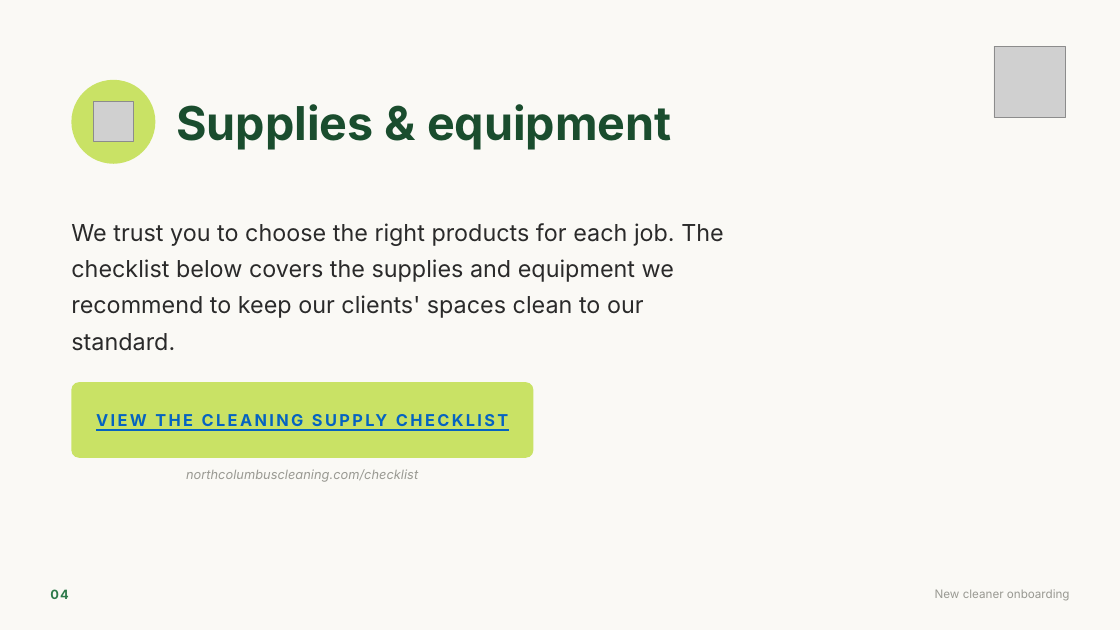
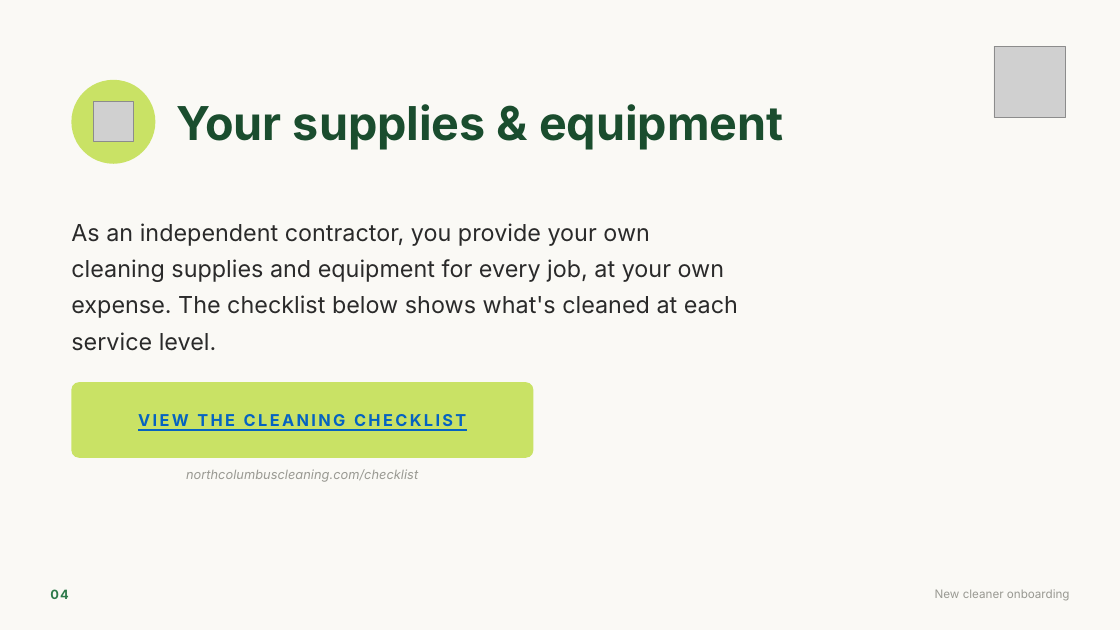
Before and after one commit to localseobot/northcolumbuscleaning, a slide deck: slide 4 of docs/North_Columbus_Cleaner_Onboarding.pptx. Drawn at 1120x630 pixels with LibreOffice and Linux fonts; fonts in the diff are those of the drawing; grey boxes stand for pictures. Boxes give left, top, right and bottom in pixels: in the first picture for what was removed or moved away, otherwise in the second. Text is boxed around its words. In the diff, an @@ line names an element or a change of style, - is before the commit and + after.

```diff
--- a/docs/North_Columbus_Cleaner_Onboarding.pptx
+++ b/docs/North_Columbus_Cleaner_Onboarding.pptx
@@ text at (x1=176, y1=104, x2=784, y2=150): text changed @@
-Supplies & equipment
+Your supplies & equipment
@@ text at (x1=71, y1=223, x2=738, y2=351): text changed @@
-We trust you to choose the right products for each job. The checklist below covers the supplies and equipment we recommend to keep our clients' spaces clean to our standard.
+As an independent contractor, you provide your own cleaning supplies and equipment for every job, at your own expense. The checklist below shows what's cleaned at each service level.
@@ text at (x1=138, y1=414, x2=466, y2=431): text changed @@
-VIEW THE CLEANING SUPPLY CHECKLIST
+VIEW THE CLEANING CHECKLIST
```
Also in this commit, not shown: 3 other slides changed.
